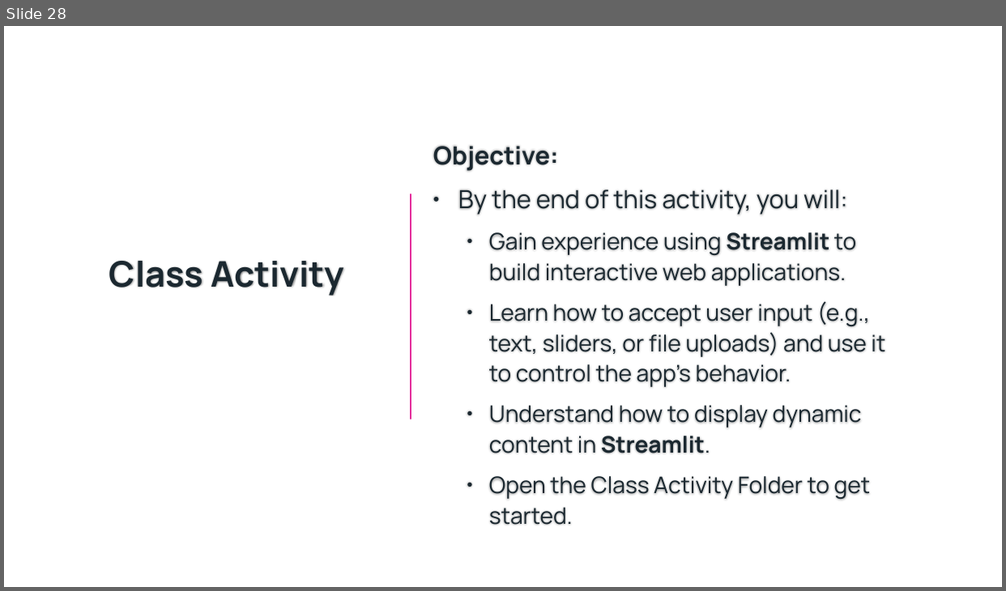
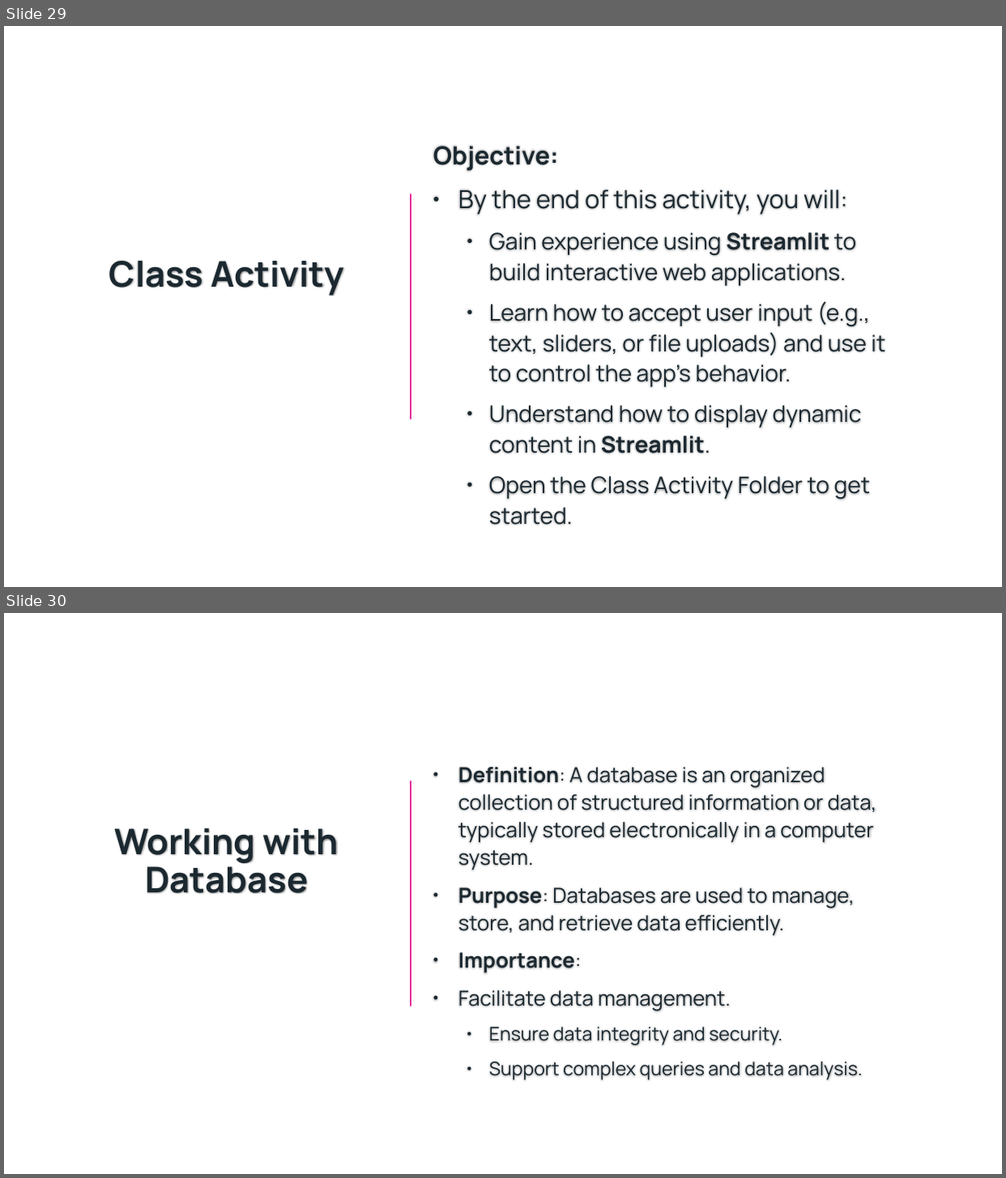
Before and after one commit to Bradford-College/Desigining-User-Interfaces-and-Working-with-Databases, a slide deck: lessonslide.pptx. Shown one above the other, each under a label of ours: slide 28 before the commit, slides 29 and 30 after it. The pictures are 1006x591 and 1006x1178 pixels, drawn with LibreOffice and Linux fonts; fonts in the diff are those of the drawing; background and template pictures are left out. Boxes give left, top, right and bottom in pixels: in the first picture for what was removed or moved away, otherwise in the second. Text is boxed around its words. In the diff, an @@ line names an element or a change of style, - is before the commit and + after.

```diff
--- a/lessonslide.pptx
+++ b/lessonslide.pptx
@@ slide 30 added at [4,613,1002,1174], background picture (left out) @@
@@ line added from (411, 781) to (411, 1006), #E32D9B 1.5 pt @@
@@ text added at [458,767,877,1080], 20 pt, text #1B2830 @@
+• Definition: A database is an organized collection of structured information or data, typically stored electronically in a computer system.
+• Purpose: Databases are used to manage, store, and retrieve data efficiently.
+• Importance:
+• Facilitate data management.
+  • Ensure data integrity and security.
+  • Support complex queries and data analysis.
@@ title added at [115,828,338,894], 34 pt, text #1B2830, bold @@
+Working with Database
@@ what was slide 28 is now slide 29 @@
```
Also in this commit, not shown: 10 other slides added, 4 other files.
